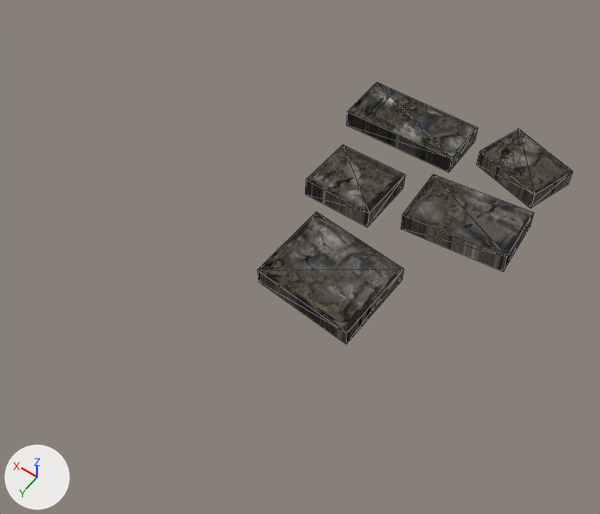
One commit to the FBX model Assets/Assets/Enviroment_Low/Tiles/FreeTiles4.fbx: the scene before it, then after it.
Camera for both pictures: a camera (50 mm lens) standing at (18.32, 5.87, 6.28) and looking at (21.33, 1.66, -0.34). The axes (+X, +Y, +Z) are drawn at lower left. The lights are the same throughout. The older version comes first. Mesh edges are drawn as thin lines. Where no turn or scale is listed for an object, it has been applied to the vertices.

The first picture shows 'FreeTiles4'.
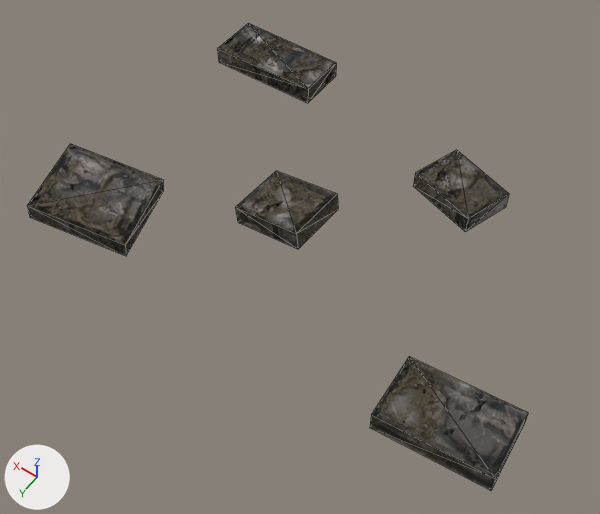
What differs and where, as boxes (x1, y1, x2, y2) in the pictures (600 x 514 px; the box of a moved part takes in the faces that stretch with it):
```json
{"object": "FreeTiles4", "change": "reshaped, moved", "before": [257, 82, 573, 344], "after": [27, 23, 528, 491], "on screen": "58% wider, 78% taller"}
{"part": 1, "of": "me_mesh", "change": "moved or reshaped", "before": [347, 82, 478, 172], "after": [217, 23, 336, 103]}
{"part": 2, "of": "me_mesh", "change": "deleted", "before": [257, 212, 403, 344]}
{"part": 3, "of": "me_mesh", "change": "deleted", "before": [305, 145, 405, 227]}
{"part": 4, "of": "me_mesh", "change": "deleted", "before": [476, 129, 573, 208]}
{"part": 5, "of": "me_mesh", "change": "built on", "before": [401, 175, 534, 271], "after": [27, 144, 509, 256]}
{"part": 6, "of": "me_mesh", "change": "added", "after": [370, 357, 528, 491]}
```

Scene script edits in JSON lines:
```json
{"block": "me_mesh", "where": "# used by ob_freetiles4; location = (21.696, 1.55, 0.0)"}
{"op": "remove", "block": "me_mesh", "code": "me_mesh.from_pydata(...)  # 40 vertices, 60 faces; spans x -2.19..0.2, y -2.42..0.82, z -0.15..0.15"}
{"op": "add", "block": "me_mesh", "code": "me_mesh.from_pydata(...)  # 40 vertices, 60 faces; spans x -2.66..2.66, y -1.83..1.83, z -0.17..0.24"}
{"block": "me_mesh", "change": "me_mesh part 1: the loose piece of 8 vertices spanning x -1.09..0.2, y -2.18..-1.58, z -0.13..0.07 is moved by (2.28, 0.35, 0.04)"}
{"block": "me_mesh", "change": "me_mesh part 2: the loose piece of 8 vertices spanning x -1.44..-0.32, y -0.15..0.82, z -0.15..0.13 is deleted"}
{"block": "me_mesh", "change": "me_mesh part 3: the loose piece of 8 vertices spanning x -0.83..-0.07, y -1.1..-0.4, z -0.1..0.15 is deleted"}
{"block": "me_mesh", "change": "me_mesh part 4: the loose piece of 8 vertices spanning x -2.19..-1.27, y -2.42..-1.64, z -0.13..0.07 is deleted"}
{"block": "me_mesh", "change": "me_mesh part 5"}
{"block": "me_mesh", "change": "8 vertices are removed from x -2.18..-1.04, y -1.39..-0.62, z -0.15..0.15"}
{"block": "me_mesh", "change": "12 faces are deleted"}
{"block": "me_mesh", "change": "24 vertices are added at x -1.36..2.66, y -1.39..1.83, z -0.17..0.24"}
{"block": "me_mesh", "change": "36 new faces join them"}
{"block": "me_mesh", "change": "me_mesh part 6"}
{"block": "me_mesh", "change": "8 vertices are added at x -2.66..-1.52, y 0.99..1.76, z -0.11..0.18"}
{"block": "me_mesh", "change": "12 new faces join them"}
{"op": "set", "path": "ob_freetiles4.location", "old": "(21.696, 1.55, 0.0)", "new": "(21.259, 1.182, -0.036)"}
```
